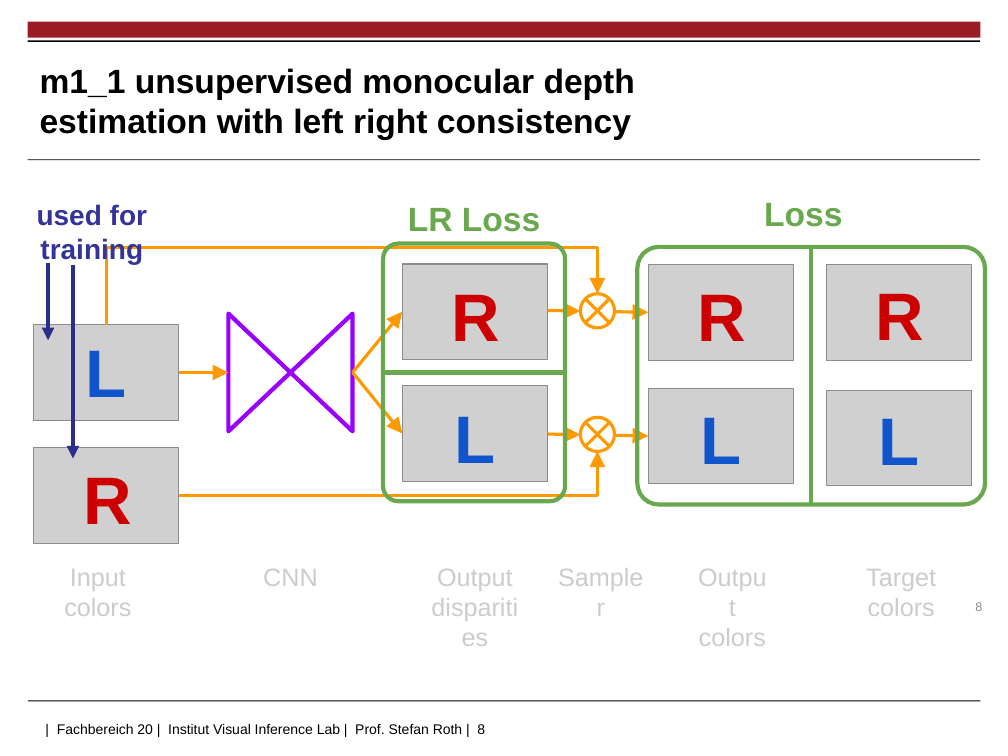
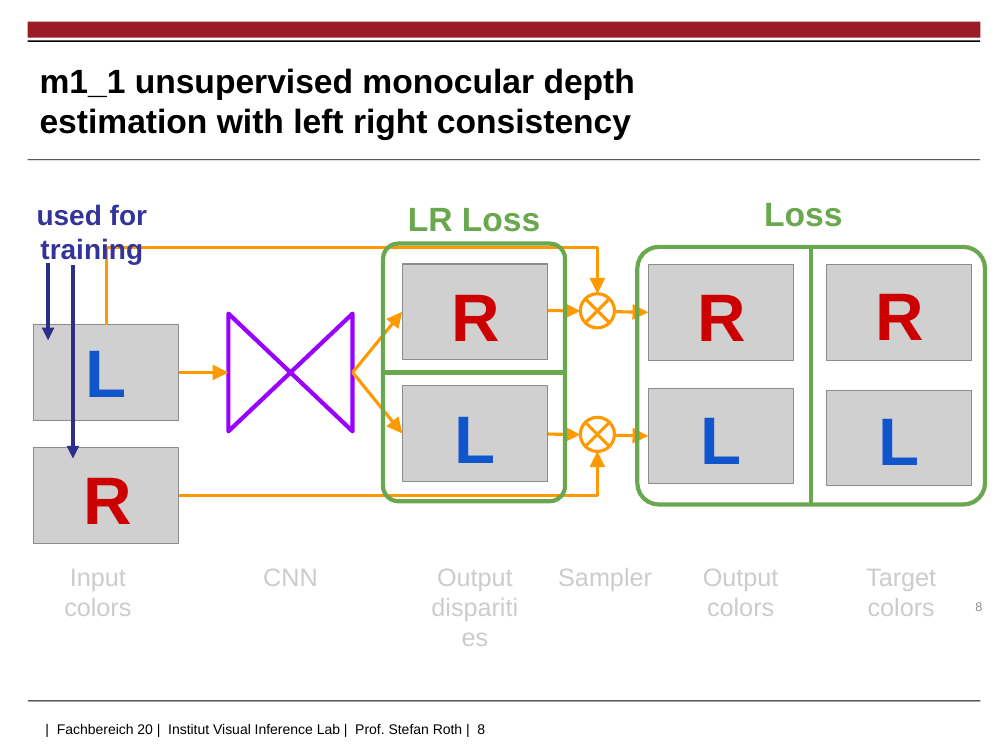
Before and after one commit to jhd-old/Deep-Learning-Lab, a slide deck: slide 8 of meetings/2019_11_04_basic_papers/2019_11_04_basic_papers_v2.pptx. Drawn at 1008x756 pixels with LibreOffice and Linux fonts; fonts in the diff are those of the drawing; grey boxes stand for pictures; background and template pictures are left out. Boxes give left, top, right and bottom in pixels: in the first picture for what was removed or moved away, otherwise in the second. Text is boxed around its words. In the diff, an @@ line names an element or a change of style, - is before the commit and + after.

```diff
--- a/meetings/2019_11_04_basic_papers/2019_11_04_basic_papers_v2.pptx
+++ b/meetings/2019_11_04_basic_papers/2019_11_04_basic_papers_v2.pptx
@@ text "Sampler" rewrapped from [547, 551, 654, 595] to [558, 568, 652, 591] @@
@@ text "Output" rewrapped from [699, 628, 766, 646] to [703, 569, 779, 616] @@
```
Also in this commit, not shown: 2 other slides changed, 1 slide added, 1 other file.
